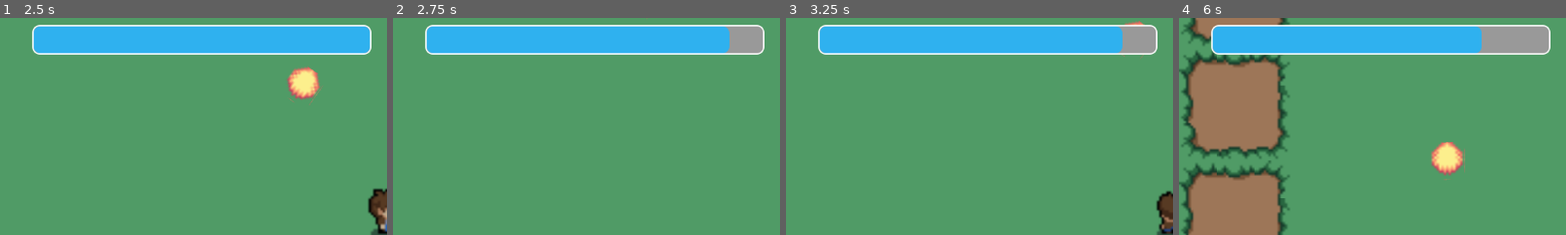
Above: before the commit, frames 1-4 (left to right).
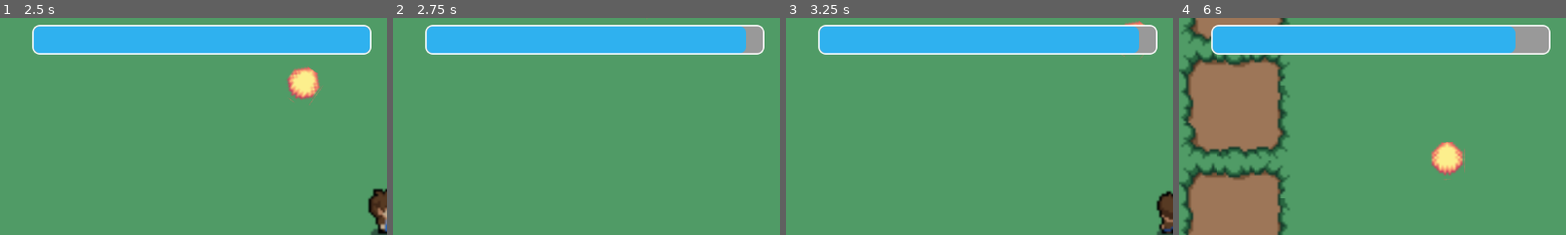
Above: after the commit, the same moments.

Repository: NUSGDG-Godot-AY2324-S2/oop
Game: Godot game, scene res://main/root.tscn
Same seed, same stepped clock (60 frames per second), same inputs: the game is played once before the commit and once after it.
Inputs (mouse positions are % of the whole screen's width and height, from its top left):
- Up to frame 1 (2.5 s): tap Enter at 0.5 s; move the mouse to (72, 45) at 0.52 s; hold Right (ui_right) 0.53-1.28 s; click (72, 45) at 0.6 s; move the mouse to (30, 55) at 1.27 s; hold Down (ui_down) 1.28-2.03 s; click (30, 55) at 1.35 s; move the mouse to (60, 28) at 2.02 s; hold Right (ui_right) from 2.03 s (still down); click (60, 28) at 2.1 s
- Up to frame 2 (2.75 s): keep holding Right (ui_right)
- Up to frame 3 (3.25 s): move the mouse to (45, 70) at 2.77 s; release Right (ui_right) at 2.78 s; hold Up (ui_up) from 2.78 s (still down); click (45, 70) at 2.85 s
- Up to frame 4 (6 s): move the mouse to (80, 65) at 3.52 s; release Up (ui_up) at 3.53 s; hold Left (ui_left) 3.53-5.03 s; click (80, 65) at 3.6 s; move the mouse to (20, 35) at 4.27 s; click (20, 35) at 4.35 s; move the mouse to (55, 50) at 5.02 s; hold Down (ui_down) 5.03-5.78 s; click (55, 50) at 5.1 s; move the mouse to (35, 25) at 5.77 s; hold Right (ui_right) from 5.78 s (still down); click (35, 25) at 5.85 s
The pictures show only the part of the screen within x 0-50%, y 6-56%; the shares and areas given below are measured in that part.

Frame 1 is identical in both runs. In frame 2, 0.6% of the frame differs, in the area x 85-92%, y 3-17%; in frame 3, 0.6%; in frame 4, 1.1%, in the area x 77-87%, y 3-17%.

Commit message:
Minions have different bullets

Diff:
--- a/src/enemy/bullets/bullet.gd
+++ b/src/enemy/bullets/bullet.gd
@@ -1,7 +1,7 @@
 extends Area2D
 
-var damage: int = 10
-var speed: int = 3
+@export var damage: int
+@export var speed: int
 var direction: Vector2
 
 
--- a/src/enemy/bullets/bullet1.tscn
+++ b/src/enemy/bullets/bullet1.tscn
@@ -45,6 +45,8 @@
 [node name="Bullet" type="Area2D"]
 collision_layer = 0
 script = ExtResource("1_j8wib")
+damage = 5
+speed = 3
 
 [node name="CollisionShape2D" type="CollisionShape2D" parent="."]
 shape = SubResource("CircleShape2D_mcj0a")
--- /dev/null
+++ b/src/enemy/bullets/bullet2.tscn
@@ -0,0 +1,59 @@
+[gd_scene load_steps=9 format=3 uid="uid://wireb5rb2btj"]
+
+[ext_resource type="Script" path="res://enemy/bullets/bullet.gd" id="1_38dvn"]
+[ext_resource type="Texture2D" uid="uid://dlc2s65jf3qvx" path="res://assets/bullets/Fire Effect and Bullet 16x16.png" id="1_csyw6"]
+
+[sub_resource type="CircleShape2D" id="CircleShape2D_jd42i"]
+radius = 6.08276
+
+[sub_resource type="AtlasTexture" id="AtlasTexture_c6dp4"]
+atlas = ExtResource("1_csyw6")
+region = Rect2(304, 144, 16, 16)
+
+[sub_resource type="AtlasTexture" id="AtlasTexture_085mm"]
+atlas = ExtResource("1_csyw6")
+region = Rect2(320, 144, 16, 16)
+
+[sub_resource type="AtlasTexture" id="AtlasTexture_s5kc0"]
+atlas = ExtResource("1_csyw6")
+region = Rect2(336, 144, 16, 16)
+
+[sub_resource type="AtlasTexture" id="AtlasTexture_ly74f"]
+atlas = ExtResource("1_csyw6")
+region = Rect2(352, 144, 16, 16)
+
+[sub_resource type="SpriteFrames" id="SpriteFrames_wmdom"]
+animations = [{
+"frames": [{
+"duration": 1.0,
+"texture": SubResource("AtlasTexture_c6dp4")
+}, {
+"duration": 1.0,
+"texture": SubResource("AtlasTexture_085mm")
+}, {
+"duration": 1.0,
+"texture": SubResource("AtlasTexture_s5kc0")
+}, {
+"duration": 1.0,
+"texture": SubResource("AtlasTexture_ly74f")
+}],
+"loop": true,
+"name": &"default",
+"speed": 5.0
+}]
+
+[node name="Bullet" type="Area2D"]
+collision_layer = 0
+script = ExtResource("1_38dvn")
+damage = 10
+speed = 4
+
+[node name="CollisionShape2D" type="CollisionShape2D" parent="."]
+shape = SubResource("CircleShape2D_jd42i")
+
+[node name="AnimatedSprite2D" type="AnimatedSprite2D" parent="."]
+sprite_frames = SubResource("SpriteFrames_wmdom")
+autoplay = "default"
+frame_progress = 0.307673
+
+[connection signal="body_entered" from="." to="." method="_on_body_entered"]
--- /dev/null
+++ b/src/enemy/bullets/bullet3.tscn
@@ -0,0 +1,72 @@
+[gd_scene load_steps=11 format=3 uid="uid://dyqp1ggi5ac7a"]
+
+[ext_resource type="Script" path="res://enemy/bullets/bullet.gd" id="1_im64t"]
+[ext_resource type="Texture2D" uid="uid://dlc2s65jf3qvx" path="res://assets/bullets/Fire Effect and Bullet 16x16.png" id="1_rxhsb"]
+
+[sub_resource type="CircleShape2D" id="CircleShape2D_eivu3"]
+radius = 7.07107
+
+[sub_resource type="AtlasTexture" id="AtlasTexture_sw8ci"]
+atlas = ExtResource("1_rxhsb")
+region = Rect2(480, 0, 16, 16)
+
+[sub_resource type="AtlasTexture" id="AtlasTexture_f1oki"]
+atlas = ExtResource("1_rxhsb")
+region = Rect2(496, 0, 16, 16)
+
+[sub_resource type="AtlasTexture" id="AtlasTexture_pgc3t"]
+atlas = ExtResource("1_rxhsb")
+region = Rect2(512, 0, 16, 16)
+
+[sub_resource type="AtlasTexture" id="AtlasTexture_x7sbj"]
+atlas = ExtResource("1_rxhsb")
+region = Rect2(528, 0, 16, 16)
+
+[sub_resource type="AtlasTexture" id="AtlasTexture_ms5lt"]
+atlas = ExtResource("1_rxhsb")
+region = Rect2(544, 0, 16, 16)
+
+[sub_resource type="AtlasTexture" id="AtlasTexture_4tm78"]
+atlas = ExtResource("1_rxhsb")
+region = Rect2(560, 0, 16, 16)
+
+[sub_resource type="SpriteFrames" id="SpriteFrames_eaa3w"]
+animations = [{
+"frames": [{
+"duration": 1.0,
+"texture": SubResource("AtlasTexture_sw8ci")
+}, {
+"duration": 1.0,
+"texture": SubResource("AtlasTexture_f1oki")
+}, {
+"duration": 1.0,
+"texture": SubResource("AtlasTexture_pgc3t")
+}, {
+"duration": 1.0,
+"texture": SubResource("AtlasTexture_x7sbj")
+}, {
+"duration": 1.0,
+"texture": SubResource("AtlasTexture_ms5lt")
+}, {
+"duration": 1.0,
+"texture": SubResource("AtlasTexture_4tm78")
+}],
+"loop": true,
+"name": &"default",
+"speed": 5.0
+}]
+
+[node name="Bullet" type="Area2D"]
+collision_layer = 0
+script = ExtResource("1_im64t")
+damage = 15
+speed = 5
+
+[node name="CollisionShape2D" type="CollisionShape2D" parent="."]
+shape = SubResource("CircleShape2D_eivu3")
+
+[node name="AnimatedSprite2D" type="AnimatedSprite2D" parent="."]
+sprite_frames = SubResource("SpriteFrames_eaa3w")
+autoplay = "default"
+
+[connection signal="body_entered" from="." to="." method="_on_body_entered"]
--- a/src/enemy/minion.gd
+++ b/src/enemy/minion.gd
@@ -7,7 +7,7 @@
 var animated_sprite: AnimatedSprite2D
 var player: CharacterBody2D
 
-var Bullet = preload("res://enemy/bullets/bullet1.tscn")
+@export var Bullet: Resource
 @export var game_state: int
 
 
--- a/src/main/game.tscn
+++ b/src/main/game.tscn
@@ -1,8 +1,11 @@
-[gd_scene load_steps=4 format=3 uid="uid://btkjgha1x4l86"]
+[gd_scene load_steps=7 format=3 uid="uid://btkjgha1x4l86"]
 
 [ext_resource type="PackedScene" uid="uid://1xqnee3v0acb" path="res://map/map.tscn" id="1_pn60i"]
 [ext_resource type="PackedScene" uid="uid://dp0wmpyymvkkt" path="res://player/player.tscn" id="2_6jlaf"]
 [ext_resource type="PackedScene" uid="uid://cgk5owuslomqt" path="res://enemy/minion.tscn" id="3_opnsq"]
+[ext_resource type="PackedScene" uid="uid://j6tvawxvisqf" path="res://enemy/bullets/bullet1.tscn" id="4_8j6vl"]
+[ext_resource type="PackedScene" uid="uid://wireb5rb2btj" path="res://enemy/bullets/bullet2.tscn" id="5_hfsx4"]
+[ext_resource type="PackedScene" uid="uid://dyqp1ggi5ac7a" path="res://enemy/bullets/bullet3.tscn" id="6_g3ttt"]
 
 [node name="Game" type="Node2D"]
 
@@ -13,55 +16,70 @@
 
 [node name="Minion" parent="." instance=ExtResource("3_opnsq")]
 position = Vector2(291, 106)
+Bullet = ExtResource("4_8j6vl")
 
 [node name="Minion2" parent="." instance=ExtResource("3_opnsq")]
 position = Vector2(459, 291)
+Bullet = ExtResource("4_8j6vl")
 
 [node name="Minion3" parent="." instance=ExtResource("3_opnsq")]
 position = Vector2(795, 220)
+Bullet = ExtResource("4_8j6vl")
 
 [node name="Minion4" parent="." instance=ExtResource("3_opnsq")]
 position = Vector2(1031, 88)
+Bullet = ExtResource("4_8j6vl")
 
 [node name="Minion5" parent="." instance=ExtResource("3_opnsq")]
 position = Vector2(1372, 281)
+Bullet = ExtResource("4_8j6vl")
 
 [node name="Minion6" parent="." instance=ExtResource("3_opnsq")]
 position = Vector2(1478, 523)
+Bullet = ExtResource("5_hfsx4")
 game_state = 1
 
 [node name="Minion7" parent="." instance=ExtResource("3_opnsq")]
 position = Vector2(1223, 616)
+Bullet = ExtResource("5_hfsx4")
 game_state = 1
 
 [node name="Minion8" parent="." instance=ExtResource("3_opnsq")]
 position = Vector2(843, 587)
+Bullet = ExtResource("5_hfsx4")
 game_state = 1
 
 [node name="Minion9" parent="." instance=ExtResource("3_opnsq")]
 position = Vector2(628, 730)
+Bullet = ExtResource("5_hfsx4")
 game_state = 1
 
 [node name="Minion10" parent="." instance=ExtResource("3_opnsq")]
 position = Vector2(258, 527)
+Bullet = ExtResource("5_hfsx4")
 game_state = 1
 
 [node name="Minion11" parent="." instance=ExtResource("3_opnsq")]
 position = Vector2(389, 1145)
+Bullet = ExtResource("6_g3ttt")
 game_state = 2
 
 [node name="Minion12" parent="." instance=ExtResource("3_opnsq")]
 position = Vector2(612, 976)
+Bullet = ExtResource("6_g3ttt")
 game_state = 2
 
 [node name="Minion13" parent="." instance=ExtResource("3_opnsq")]
 position = Vector2(842, 1072)
+Bullet = ExtResource("6_g3ttt")
 game_state = 2
 
 [node name="Minion14" parent="." instance=ExtResource("3_opnsq")]
 position = Vector2(1097, 998)
+Bullet = ExtResource("6_g3ttt")
 game_state = 2
 
 [node name="Minion15" parent="." instance=ExtResource("3_opnsq")]
 position = Vector2(1310, 1139)
+Bullet = ExtResource("6_g3ttt")
 game_state = 2
